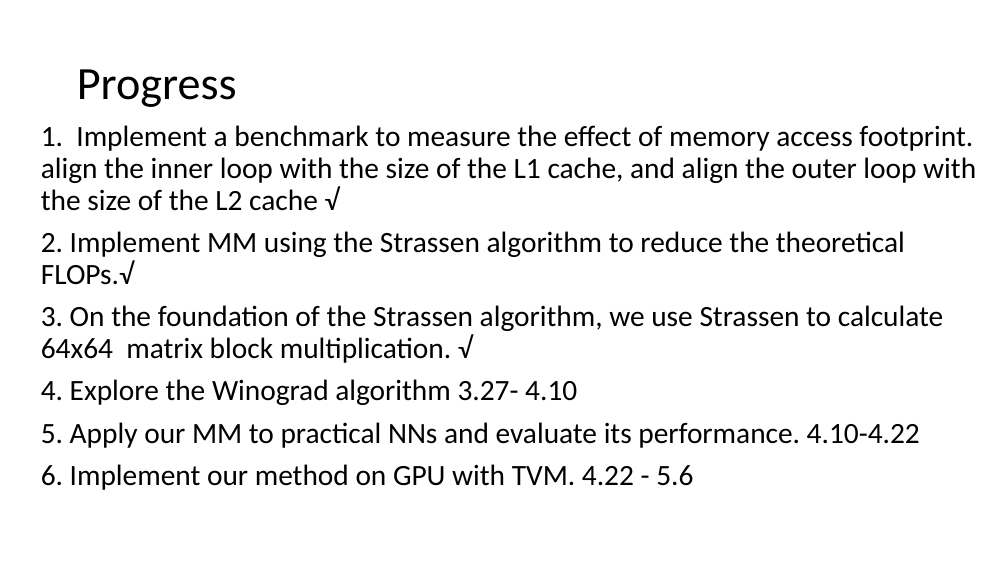
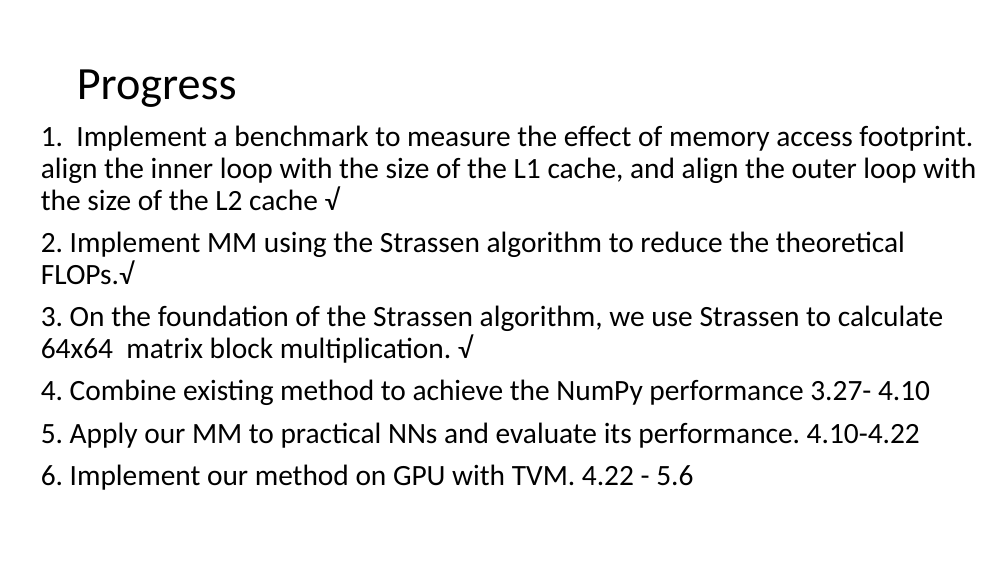
Before and after one commit to LukeLIN-web/CS345, a slide deck: slide 15 of project/midterm.pptx (slide 9 before the commit). Drawn at 1008x567 pixels with LibreOffice and Linux fonts; fonts in the diff are those of the drawing. Boxes give left, top, right and bottom in pixels: in the first picture for what was removed or moved away, otherwise in the second. Text is boxed around its words. In the diff, an @@ line names an element or a change of style, - is before the commit and + after.

```diff
--- a/project/midterm.pptx
+++ b/project/midterm.pptx
@@ text at (41, 379, 930, 405): text changed @@
-4. Explore the Winograd algorithm 3.27- 4.10
+4. Combine existing method to achieve the NumPy performance 3.27- 4.10
```
Also in this commit, not shown: 6 other slides changed, 7 slides added, 1 slide removed, 2 other files.
